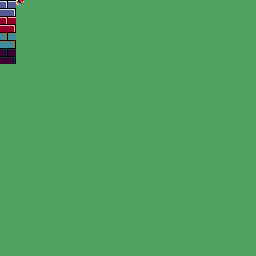
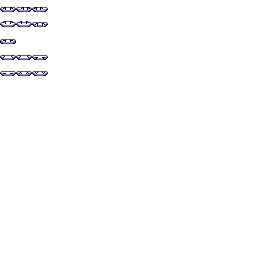
The second (256, 256) image is a revision of the first. Changes to its layers:
hid "palette.png" over [0, 0, 128, 64]
renamed "Paint Layer 16" to "Paint Layer 16 Merged", hid it, painted on it over [0, 0, 64, 128]
removed layer "Paint Layer 16" (2nd of 4, in "Tilemap") from group "Tilemap" over [0, 0, 64, 128]
removed layer "Paint Layer 16" (3rd of 4, in "Tilemap") from group "Tilemap" over [0, 0, 64, 128]
removed layer "Paint Layer 16" (4th of 4, in "Tilemap") from group "Tilemap" over [0, 0, 64, 64]
showed "Platform Merged", painted on it over [0, 0, 192, 128]
hid "Paint Layer 15", painted on it over [0, 0, 256, 256]
